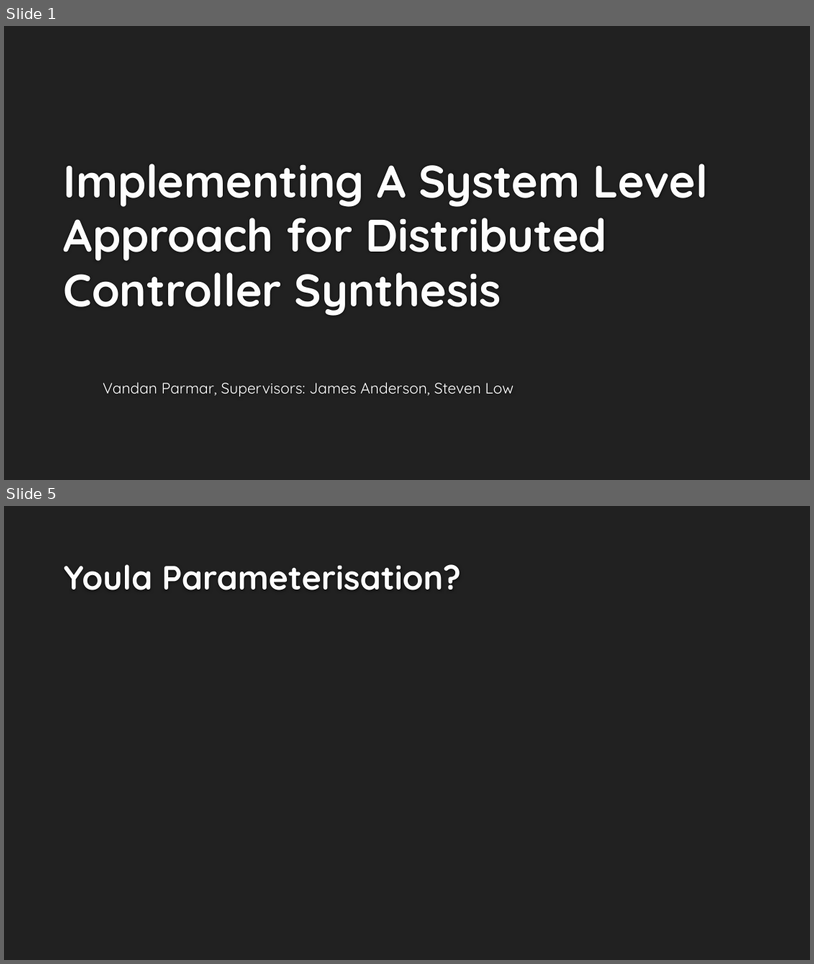
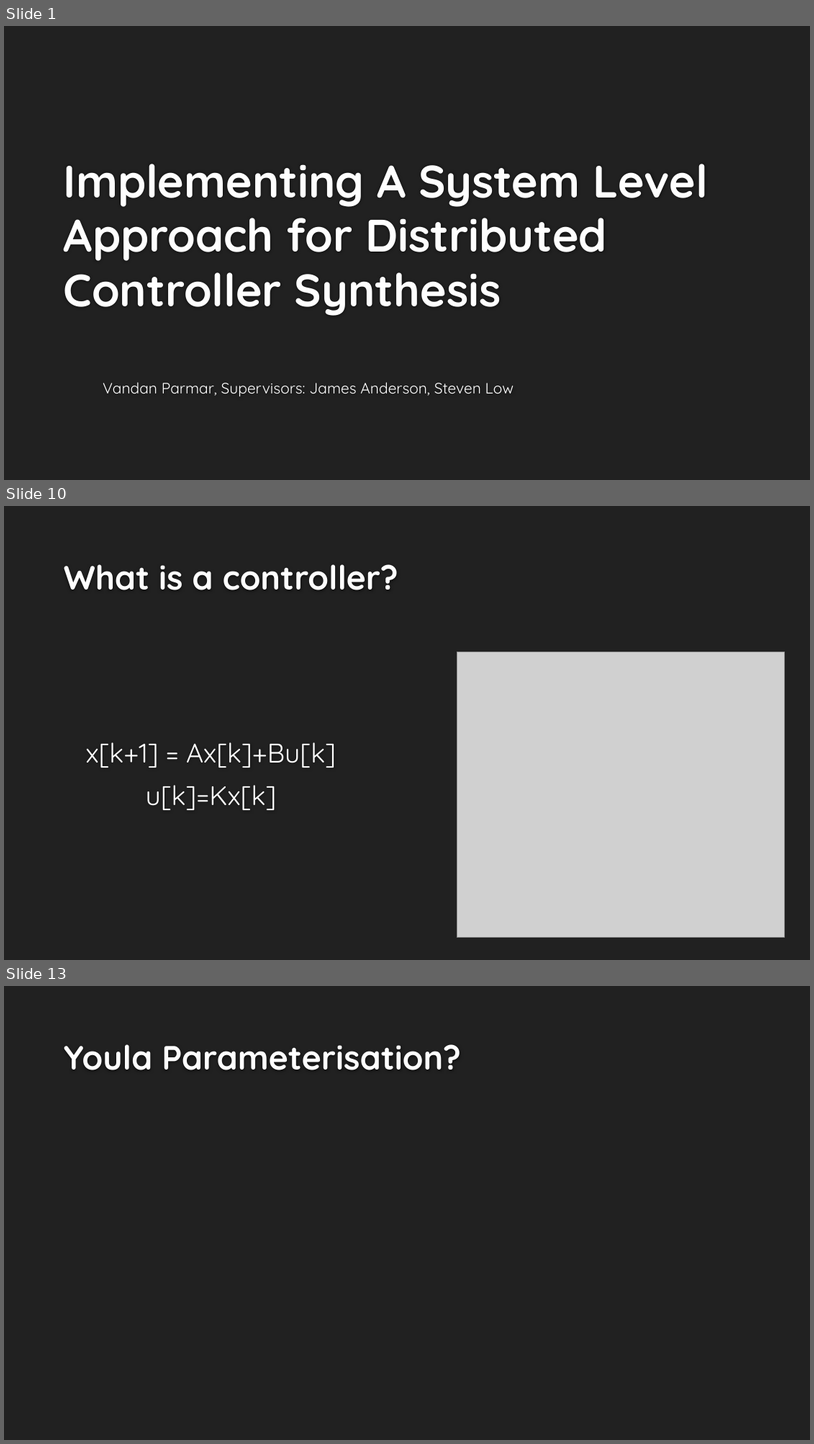
Before and after one commit to vandanparmar/SURFcode, a slide deck: reports/final_pres.pptx. Shown one above the other, each under a label of ours: slides 1 and 5 before the commit, slides 1, 10 and 13 after it; the slides between them are not shown. The pictures are 814x964 and 814x1444 pixels, drawn with LibreOffice and Linux fonts; fonts in the diff are those of the drawing; grey boxes stand for pictures; background and template pictures are left out. Boxes give left, top, right and bottom in pixels: in the first picture for what was removed or moved away, otherwise in the second. Text is boxed around its words. In the diff, an @@ line names an element or a change of style, - is before the commit and + after.

```diff
--- a/reports/final_pres.pptx
+++ b/reports/final_pres.pptx
@@ slide 10 added at [4,506,810,960], background #212121 @@
@@ title added at [64,564,399,590], 40 pt, text #FEFEFE, bold @@
+What is a controller?
@@ picture added at [457,651,785,937] @@
@@ text added at [86,742,336,810], 32 pt, text #FFFFFF @@
+x[k+1] = Ax[k]+Bu[k]
+u[k]=Kx[k]
@@ what was slide 5 is now slide 13 @@
```
Also in this commit, not shown: 10 other slides added, 3 slides removed, 5 other files.
